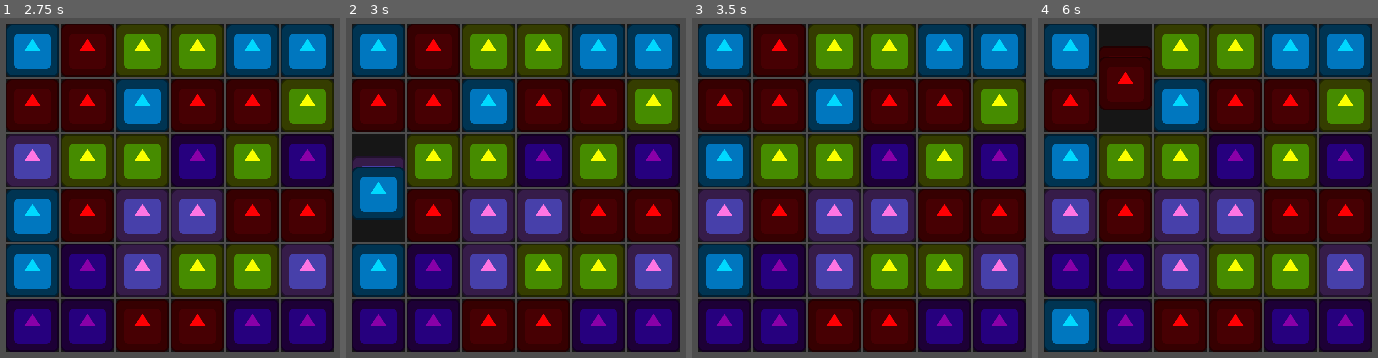
Above: before the commit, frames 1-4 (left to right).
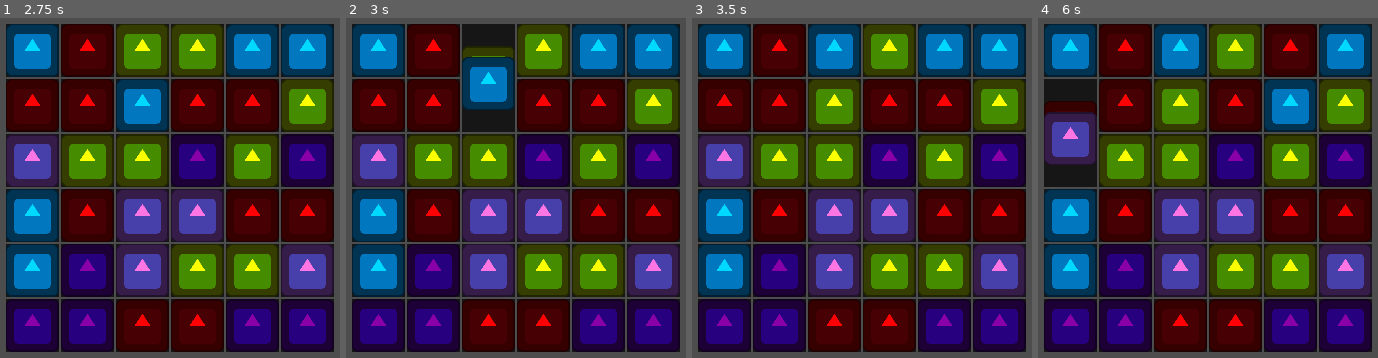
Above: after the commit, the same moments.

Repository: kuma-gee/holo-crush
Game: Godot game, scene res://src/game.tscn
Same seed, same stepped clock (60 frames per second), same inputs: the game is played once before the commit and once after it. The engine's default icon, where the game draws it, is replaced by a stand-in: a white triangle on a blue panel in a dark square.
Inputs (mouse positions are in pixels of both pictures, inside the frame that each line leads up to):
- Up to frame 1 (2.75 s): tap Enter at 0.5 s; move the mouse to (34, 52) at 0.52 s; press the mouse at (34, 52) at 0.53 s; tap Space at 1.25 s; move the mouse to (34, 106) at 1.27 s; release the mouse at (34, 106) at 1.28 s; click (34, 106) at 1.35 s; move the mouse to (34, 160) at 2.02 s; press the mouse at (34, 160) at 2.03 s
- Up to frame 2 (3 s): tap Enter at 2.75 s; move the mouse to (380, 215) at 2.77 s; release the mouse at (380, 215) at 2.78 s; click (380, 215) at 2.85 s
- Up to frame 3 (3.5 s): no input
- Up to frame 4 (6 s): move the mouse to (1072, 269) at 3.52 s; press the mouse at (1072, 269) at 3.53 s; tap Space at 4.25 s; move the mouse to (1072, 324) at 4.27 s; release the mouse at (1072, 324) at 4.28 s; click (1072, 324) at 4.35 s; move the mouse to (1126, 52) at 5.02 s; press the mouse at (1126, 52) at 5.03 s; tap Enter at 5.75 s; move the mouse to (1126, 106) at 5.77 s; release the mouse at (1126, 106) at 5.78 s; click (1126, 106) at 5.85 s

Frame 1 is identical in both runs. In frame 2, 7.8% of the frame differs, in the area x 1-50%, y 2-66%; in frame 3, 9.6%; in frame 4, 23%, in the area x 1-83%, y 1-99%.

Commit message:
move swipe to slot

Diff:
--- a/godot/src/grid/grid.gd
+++ b/godot/src/grid/grid.gd
@@ -27,9 +27,13 @@
 
 func _init_slots():
 	columns = data.width
-	for _i in range(data.width * data.height):
-		var slot = slot_scene.instantiate()
-		add_child(slot)
+	for x in range(data.width):
+		for y in range(data.height):
+			var pos = Vector2i(x, y)
+			var slot = slot_scene.instantiate() as Slot
+			add_child(slot)
+			slot.pos = pos
+			slot.swiped.connect(func(pos, dir): data.move(pos, pos + dir))
 
 # Should not be called with invalid position, ty
 func _get_slot(pos: Vector2i):
@@ -46,7 +50,6 @@
 			var pos = Vector2i(x, y)
 			var slot = _get_slot(pos)
 			add_piece.call_deferred(slot, node)
-			node.swiped.connect(func(dir): data.move(pos, pos + dir))
 
 func add_piece(slot: Slot, piece: Piece):
 	slot.piece = piece
--- a/godot/src/grid/slot.gd
+++ b/godot/src/grid/slot.gd
@@ -1,7 +1,11 @@
 class_name Slot
-extends ColorRect
+extends Control
+
+signal pressed
+signal swiped(pos, dir)
 
 var piece: Piece
+var pos: Vector2i
 
 func failed_move(dir: Vector2i):
 	piece.slight_move(dir)
@@ -18,3 +22,11 @@
 func capture():
 	if piece:
 		piece.global_position = global_position
+
+
+func _on_swipe_control_pressed():
+	pressed.emit()
+
+
+func _on_swipe_control_swiped(dir):
+	swiped.emit(pos, dir)
--- a/godot/src/grid/slot.tscn
+++ b/godot/src/grid/slot.tscn
@@ -1,10 +1,33 @@
-[gd_scene load_steps=2 format=3 uid="uid://diptf1fbeqwco"]
+[gd_scene load_steps=3 format=3 uid="uid://diptf1fbeqwco"]
 
 [ext_resource type="Script" path="res://src/grid/slot.gd" id="1_ysysd"]
+[ext_resource type="Script" path="res://src/grid/SwipeControl.gd" id="2_arkt7"]
 
-[node name="Slot" type="ColorRect"]
+[node name="Slot" type="Control"]
 custom_minimum_size = Vector2(128, 128)
+layout_mode = 3
+anchors_preset = 0
 offset_right = 40.0
 offset_bottom = 40.0
+script = ExtResource("1_ysysd")
+
+[node name="Slot" type="ColorRect" parent="."]
+layout_mode = 1
+anchors_preset = 15
+anchor_right = 1.0
+anchor_bottom = 1.0
+grow_horizontal = 2
+grow_vertical = 2
 color = Color(0, 0, 0, 0.705882)
-script = ExtResource("1_ysysd")
+
+[node name="SwipeControl" type="Control" parent="."]
+layout_mode = 1
+anchors_preset = 15
+anchor_right = 1.0
+anchor_bottom = 1.0
+grow_horizontal = 2
+grow_vertical = 2
+script = ExtResource("2_arkt7")
+
+[connection signal="pressed" from="SwipeControl" to="." method="_on_swipe_control_pressed"]
+[connection signal="swiped" from="SwipeControl" to="." method="_on_swipe_control_swiped"]
--- a/godot/src/piece/ina.tscn
+++ b/godot/src/piece/ina.tscn
@@ -1,8 +1,7 @@
-[gd_scene load_steps=4 format=3 uid="uid://c0o3d7dki4axs"]
+[gd_scene load_steps=3 format=3 uid="uid://c0o3d7dki4axs"]
 
 [ext_resource type="Script" path="res://src/piece/piece.gd" id="1_pju4m"]
 [ext_resource type="Texture2D" uid="uid://bwve2nq30wldn" path="res://icon.svg" id="2_cnm5w"]
-[ext_resource type="Script" path="res://src/piece/SwipeControl.gd" id="3_4gtbg"]
 
 [node name="Ina" type="Node2D"]
 script = ExtResource("1_pju4m")
@@ -11,11 +10,3 @@
 modulate = Color(0.537255, 0, 0.658824, 1)
 texture = ExtResource("2_cnm5w")
 offset = Vector2(64, 64)
-
-[node name="SwipeControl" type="Control" parent="."]
-custom_minimum_size = Vector2(128, 128)
-layout_mode = 3
-anchors_preset = 0
-offset_right = 40.0
-offset_bottom = 40.0
-script = ExtResource("3_4gtbg")
--- a/godot/src/piece/piece.gd
+++ b/godot/src/piece/piece.gd
@@ -1,8 +1,5 @@
 class_name Piece
 extends Node2D
-
-signal pressed
-signal swiped(dir)
 
 enum Type {
 	INA,
@@ -15,12 +12,6 @@
 @export var type: Type
 @export var slight_move_distance := 10
 
-@onready var swipe_control: SwipeControl = $SwipeControl
-
-func _ready():
-	swipe_control.pressed.connect(func(): pressed.emit())
-	swipe_control.swiped.connect(func(dir): swiped.emit(dir))
-
 func move(dest: Vector2):
 	create_tween().tween_property(self, "global_position", dest, 0.5)#.set_ease(Tween.EASE_IN_OUT).set_trans(Tween.TRANS_BOUNCE)
 
Renamed: godot/src/piece/SwipeControl.gd -> godot/src/grid/SwipeControl.gd
